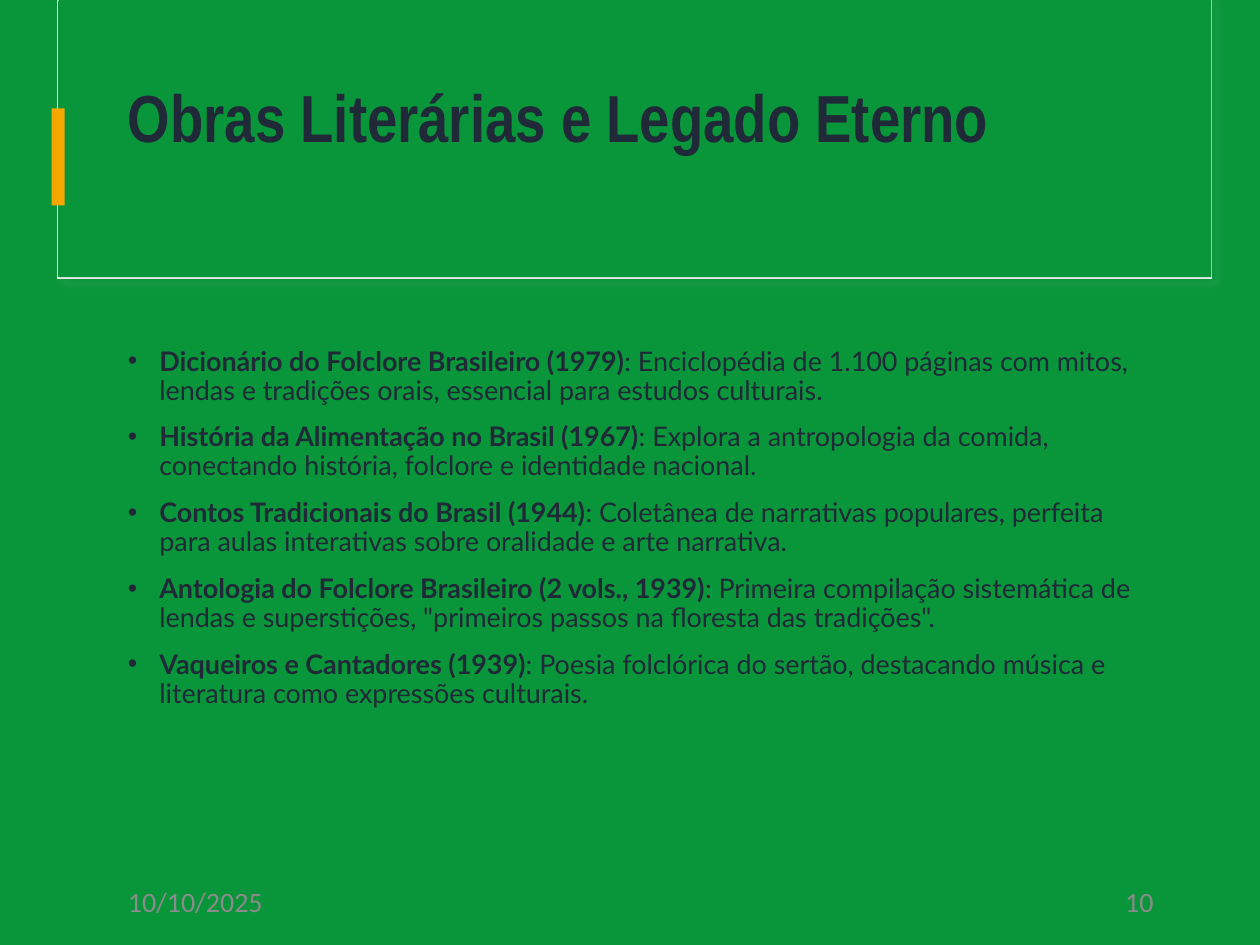
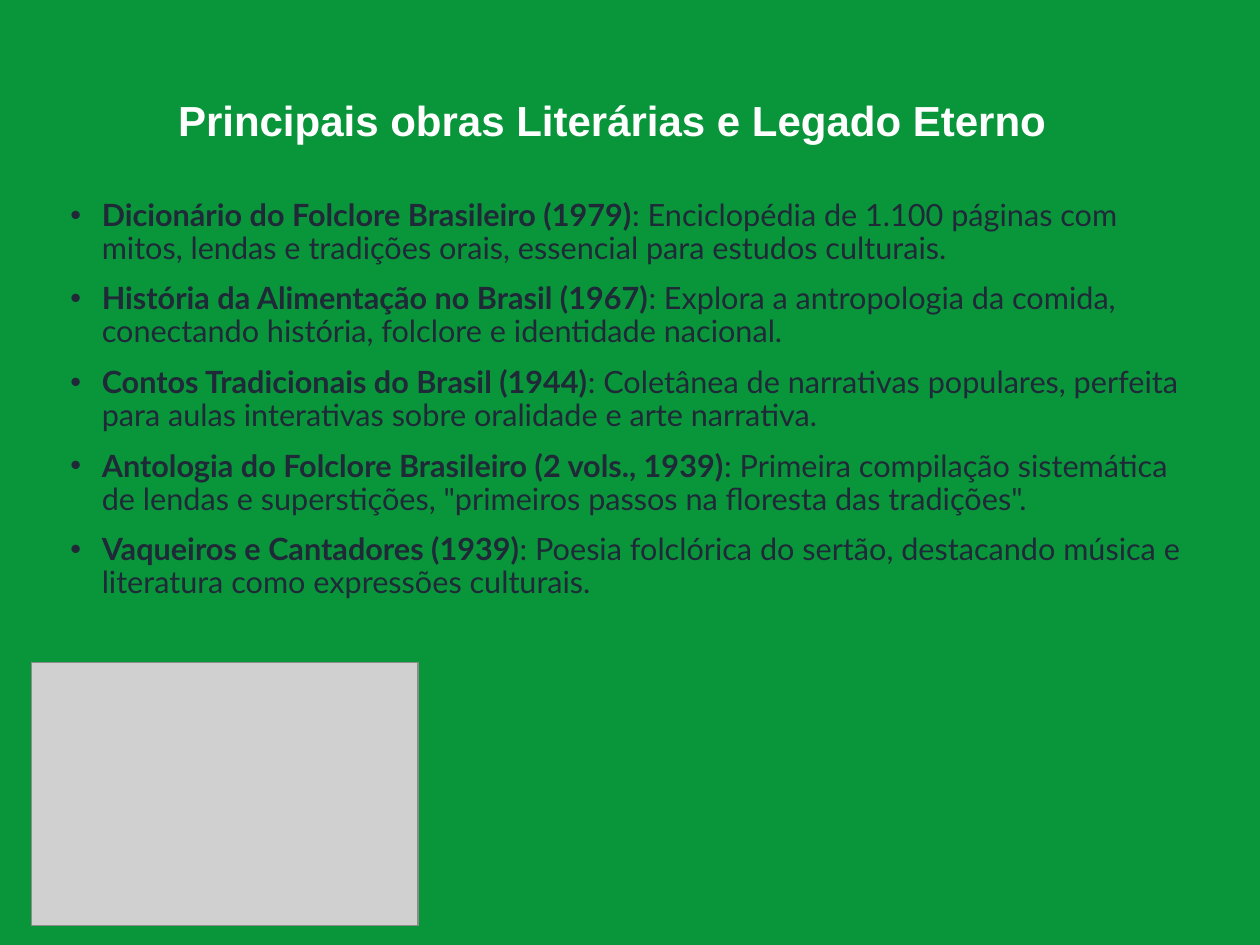
Before and after one commit to Rafael-Silva-Natal/IFRN_apresentacoes, a slide deck: slide 10 of Downloads/Seminario_Interativo_Cascudo.pptx. Drawn at 1260x945 pixels with LibreOffice and Linux fonts; fonts in the diff are those of the drawing; grey boxes stand for pictures. Boxes give left, top, right and bottom in pixels: in the first picture for what was removed or moved away, otherwise in the second. Text is boxed around its words. In the diff, an @@ line names an element or a change of style, - is before the commit and + after.

```diff
--- a/Downloads/Seminario_Interativo_Cascudo.pptx
+++ b/Downloads/Seminario_Interativo_Cascudo.pptx
@@ rectangle removed at (x1=58, y1=0, x2=1212, y2=278) @@
@@ rectangle removed at (x1=59, y1=0, x2=1212, y2=277) @@
@@ rectangle removed at (x1=52, y1=108, x2=64, y2=205) @@
@@ title at (x1=178, y1=105, x2=1046, y2=145): text changed; size 38 to 24 pt; font Arial Narrow to Arial; text colour #1F2937 to #FFFFFF @@
-Obras Literárias e Legado Eterno
+Principais obras Literárias e Legado Eterno
@@ text "Dicionário do Folclore Brasileiro (1979): ..." moved from (x1=159, y1=350, x2=1130, y2=708) to (x1=102, y1=202, x2=1180, y2=598) @@
@@ text "Dicionário do Folclore Brasileiro (1979): ..." at (x1=102, y1=202, x2=1180, y2=598): size 15.4 to 17.5 pt @@
@@ picture added at (x1=32, y1=663, x2=417, y2=926) @@
@@ text removed at (x1=128, y1=892, x2=263, y2=913) @@
-10/10/2025
@@ page number removed at (x1=1125, y1=894, x2=1153, y2=912) @@
-10
```
Also in this commit, not shown: 10 other slides changed, 1 slide added, 2 other files.
